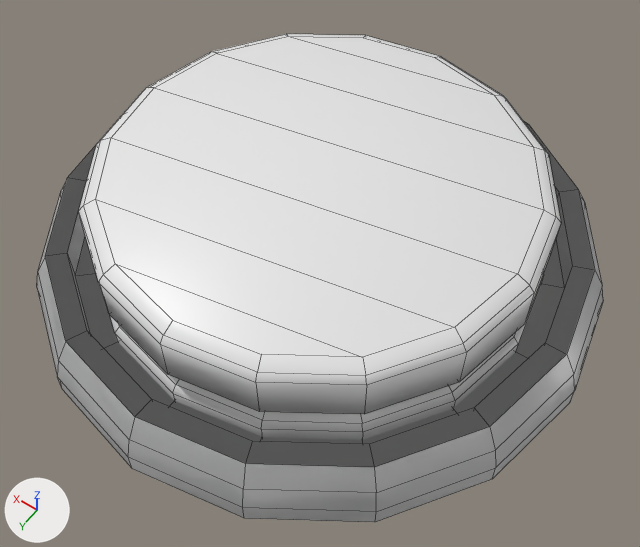
The FBX model GGJ26/Assets/Art/Models/mdl_PressurePlate.fbx, before and after one commit.
Before and after are seen from a camera (50 mm lens) standing at (-0.555, 0.776, 0.636) and looking at (-0.023, 0.032, -0.533). The axes (+X, +Y, +Z) are drawn at lower left. The lights are the same throughout. The first picture is the older version. Mesh edges are drawn as thin lines. Where no turn or scale is listed for an object, it has been applied to the vertices.

The first picture shows 'Base_PressurePlate', 'Base_PressurePlate.001', 'PressurePlate', 'PressurePlate.001'.
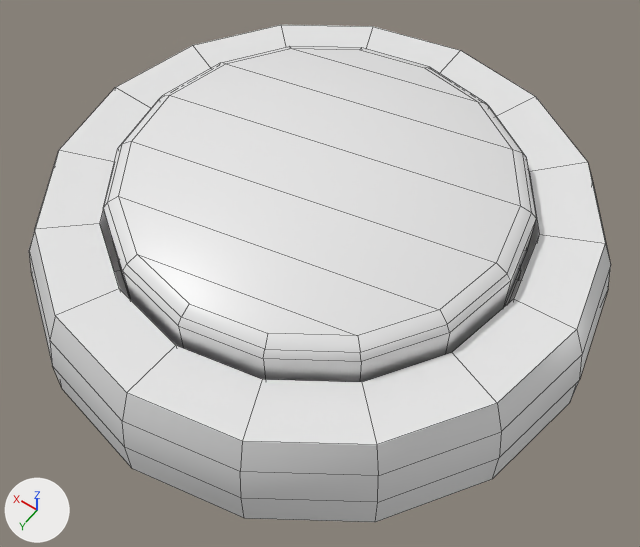
Where the newer file only moved an object's origin or applied its transform, the numbers keep the older frame.

Scene script edits in JSON lines:
```json
{"block": "me_sphere_011", "where": "# used by ob_base_pressureplate_001; location = (0.0, 0.0, -0.448)"}
{"op": "remove", "block": "me_sphere_011", "code": "me_sphere_011.from_pydata(...)  # 112 vertices, 103 faces; spans x -0.469..0.469, y -0.469..0.469, z -0.108..0.0"}
{"op": "add", "block": "me_sphere_011", "code": "me_sphere_011.from_pydata(...)  # 128 vertices, 103 faces; spans x -0.469..0.469, y -0.469..0.469, z -0.108..0.064"}
{"block": "me_sphere_011", "change": "me_sphere_011 part 2"}
{"block": "me_sphere_011", "change": "16 faces are deleted"}
{"block": "me_sphere_011", "change": "16 vertices in x -0.438..0.438, y -0.438..0.438, z 0.0 move by (0.0, 0.0, 0.064)"}
{"block": "me_sphere_011", "change": "16 vertices in x -0.469..0.469, y -0.469..0.469, z -0.073 move by (0.0, 0.0, 0.031)"}
{"block": "me_sphere_011", "change": "16 vertices in x -0.458..0.458, y -0.458..0.458, z -0.036 move by (0.0, 0.0, 0.054)"}
{"block": "me_sphere_011", "change": "16 vertices move from x -0.404..0.404, y -0.404..0.404, z 0.0 to x -0.341..0.341, y -0.341..0.341, z 0.059"}
{"block": "me_sphere_011", "change": "16 new vertices lie (0.0, 0.0, -0.133) away from vertices in x -0.404..0.404, y -0.404..0.404, z 0.0"}
{"block": "me_sphere_011", "change": "16 new faces join them, mat_mat_silver (white #e7e7e7)"}
{"block": "me_sphere_007", "where": "# used by ob_pressureplate; location = (0.0, 0.0, -0.415)"}
{"op": "remove", "block": "me_sphere_007", "code": "me_sphere_007.from_pydata(...)  # 96 vertices, 87 faces; spans x -0.367..0.367, y -0.367..0.367, z -0.126..0.081"}
{"op": "add", "block": "me_sphere_007", "code": "me_sphere_007.from_pydata(...)  # 96 vertices, 87 faces; spans x -0.33..0.33, y -0.33..0.33, z -0.126..0.081"}
{"block": "me_sphere_007", "change": "me_sphere_007 part 1: the whole mesh is scaled about its middle by (0.9, 0.9, 1)"}
{"op": "remove", "block": "ob_base_pressureplate", "code": ["ob_base_pressureplate = bpy.data.objects.new('Base_PressurePlate', me_sphere_010)", "ob_base_pressureplate.location = (0.0, 0.0, -0.448)"]}
```

Where the change shows, as pixel boxes [x1, y1, x2, y2] in the pictures (640 x 547 px):
```json
{"object": "PressurePlate", "change": "rescaled", "before": [78, 34, 561, 415], "after": [103, 46, 536, 382], "on screen": "10% narrower, 12% shorter"}
{"object": "Base_PressurePlate.001", "change": "reshaped", "before": [37, 124, 603, 522], "after": [29, 25, 611, 522]}
{"object": "Base_PressurePlate", "change": "deleted", "before": [37, 121, 602, 522], "faces in mat_mat_color (white #e7e7e7)": [37, 121, 602, 522], "faces in mat_mat_silver (white #e7e7e7)": [67, 193, 568, 444]}
{"object": "PressurePlate.001", "change": "unchanged, covered by the edit", "before": [110, 273, 544, 440], "after": [118, 261, 521, 307]}
```
